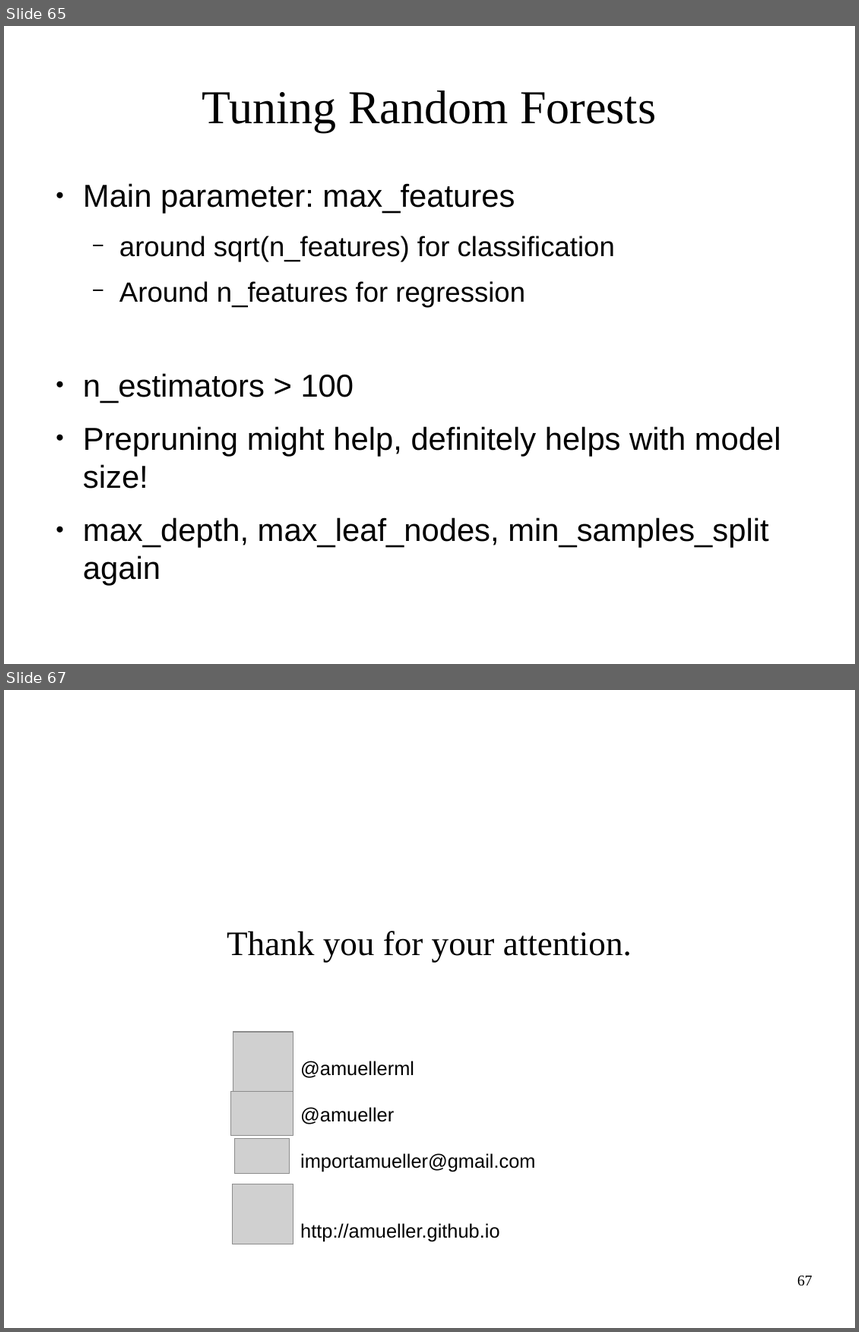
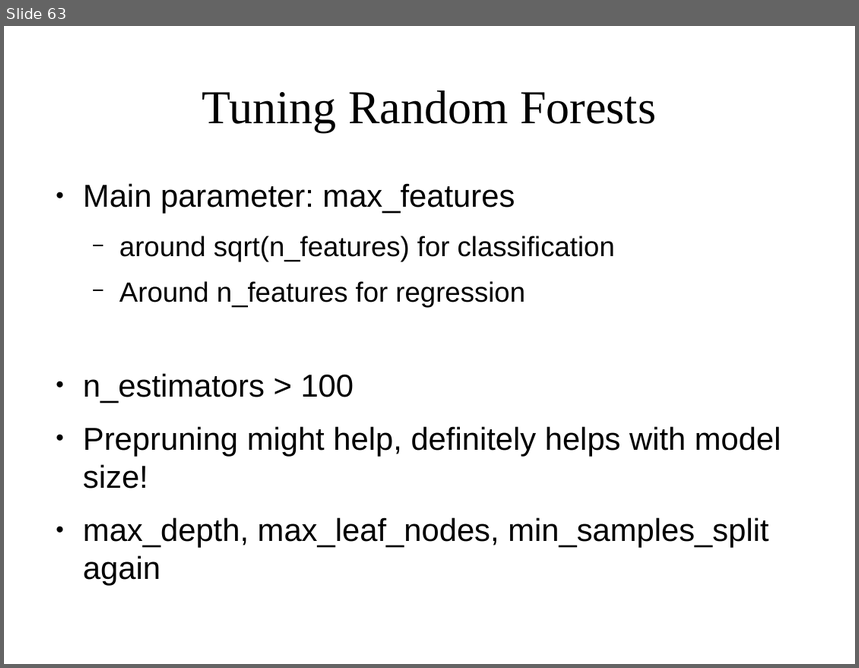
Before and after one commit to amueller/ml-workshop-1-of-4, a slide deck: intro-to-machine-learning.odp. Shown one above the other, each under a label of ours: slides 65 and 67 before the commit, slide 63 after it; the slides between them are not shown. The pictures are 859x1332 and 859x668 pixels, drawn with LibreOffice and Linux fonts; fonts in the diff are those of the drawing; grey boxes stand for pictures. Boxes give left, top, right and bottom in pixels: in the first picture for what was removed or moved away, otherwise in the second. Text is boxed around its words. In the diff, an @@ line names an element or a change of style, - is before the commit and + after.

```diff
--- a/intro-to-machine-learning.odp
+++ b/intro-to-machine-learning.odp
@@ slide 67 removed at (4, 690, 855, 1328), background #FFFFFF @@
@@ subtitle removed at (227, 931, 632, 962) @@
-Thank you for your attention.
@@ picture removed at (234, 1032, 293, 1091) @@
@@ text removed at (300, 1061, 535, 1242) @@
-@amuellerml
-@amueller
-importamueller@gmail.com
-http://amueller.github.io
@@ picture removed at (231, 1091, 293, 1135) @@
@@ picture removed at (234, 1138, 290, 1174) @@
@@ picture removed at (233, 1184, 293, 1245) @@
@@ page number removed at (797, 1276, 813, 1287) @@
-67
@@ what was slide 65 is now slide 63 @@
```
Also in this commit, not shown: 7 slides changed, 2 slides added, 4 other slides removed, 2 other files.
